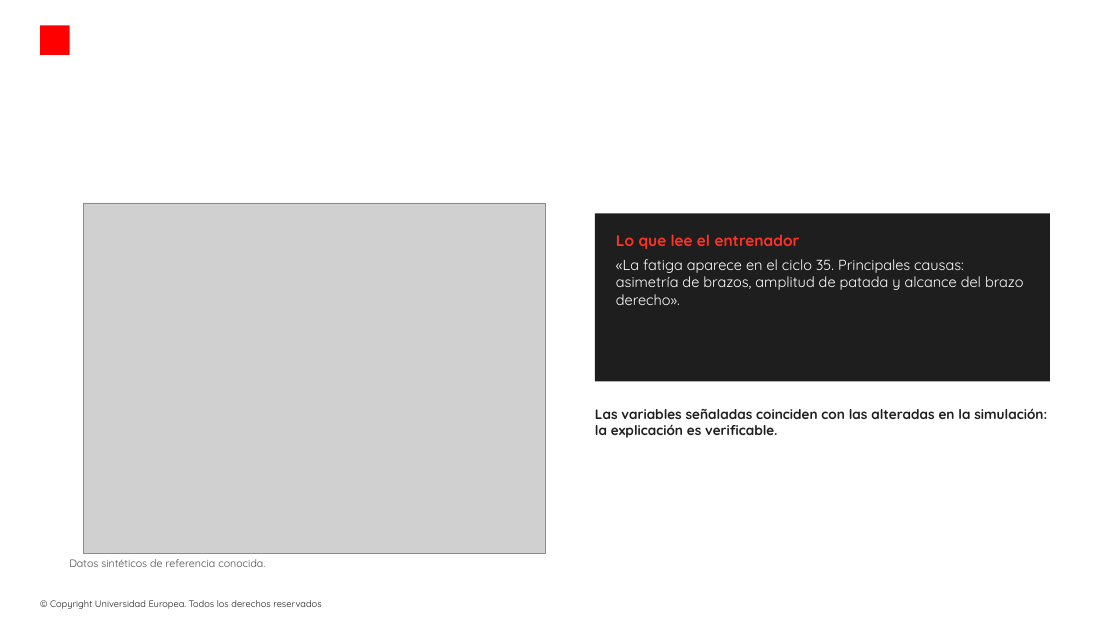
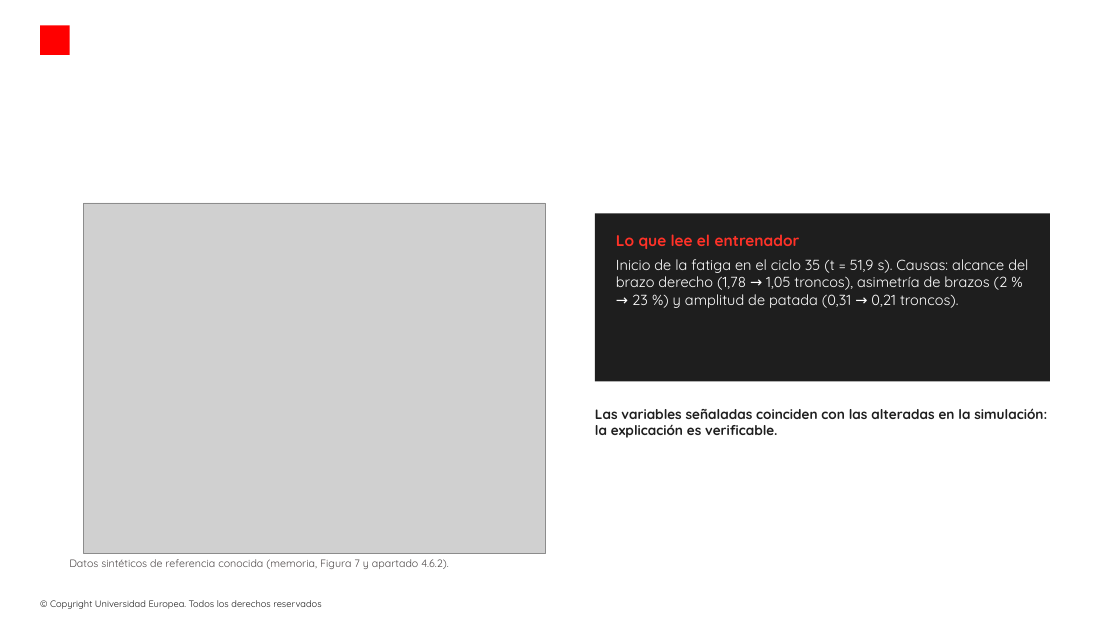
Before and after one commit to modeliana1-rgb/Strokelab, a slide deck: slide 9 of presentacion/StrokeLab_defensa.pptx. Drawn at 1120x630 pixels with LibreOffice and Linux fonts; fonts in the diff are those of the drawing; grey boxes stand for pictures; background and template pictures are left out. Boxes give left, top, right and bottom in pixels: in the first picture for what was removed or moved away, otherwise in the second. Text is boxed around its words. In the diff, an @@ line names an element or a change of style, - is before the commit and + after.

```diff
--- a/presentacion/StrokeLab_defensa.pptx
+++ b/presentacion/StrokeLab_defensa.pptx
@@ text at bbox=[616, 259, 1028, 308]: text changed @@
-«La fatiga aparece en el ciclo 35. Principales causas: asimetría de brazos, amplitud de patada y alcance del brazo derecho».
+Inicio de la fatiga en el ciclo 35 (t = 51,9 s). Causas: alcance del brazo derecho (1,78 → 1,05 troncos), asimetría de brazos (2 % → 23 %) y amplitud de patada (0,31 → 0,21 troncos).
@@ text at bbox=[69, 559, 449, 569]: text changed @@
-Datos sintéticos de referencia conocida.
+Datos sintéticos de referencia conocida (memoria, Figura 7 y apartado 4.6.2).
```
Also in this commit, not shown: 4 other slides changed, 2 slides added, 4 slides removed, 2 other files.
